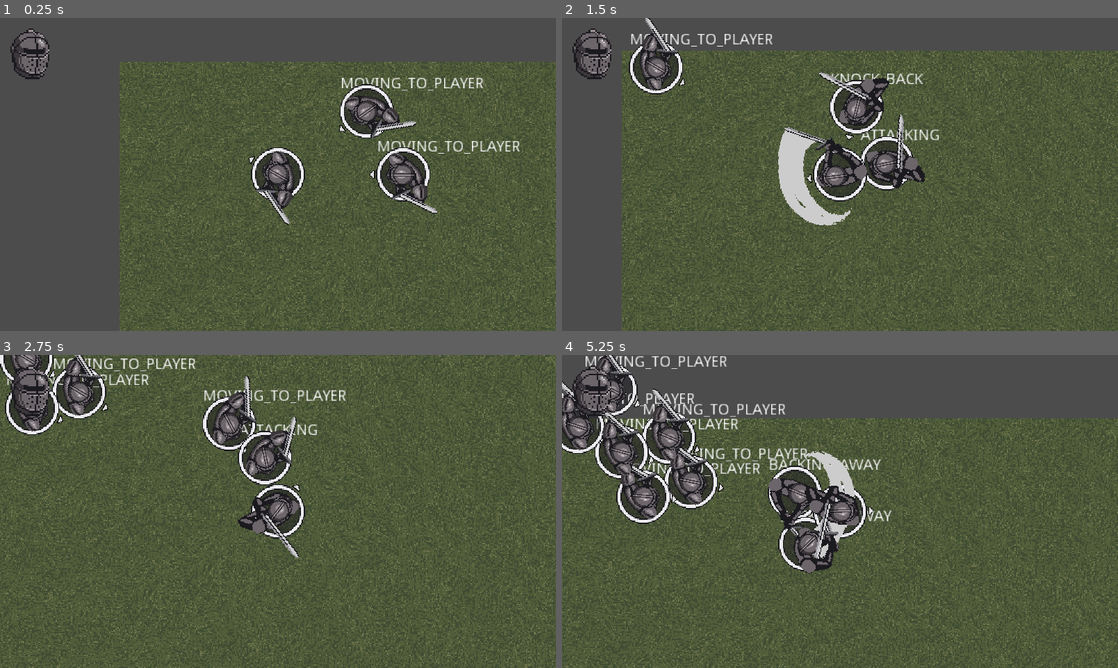
Above: before the commit, frames 1-4 (two rows, left to right).
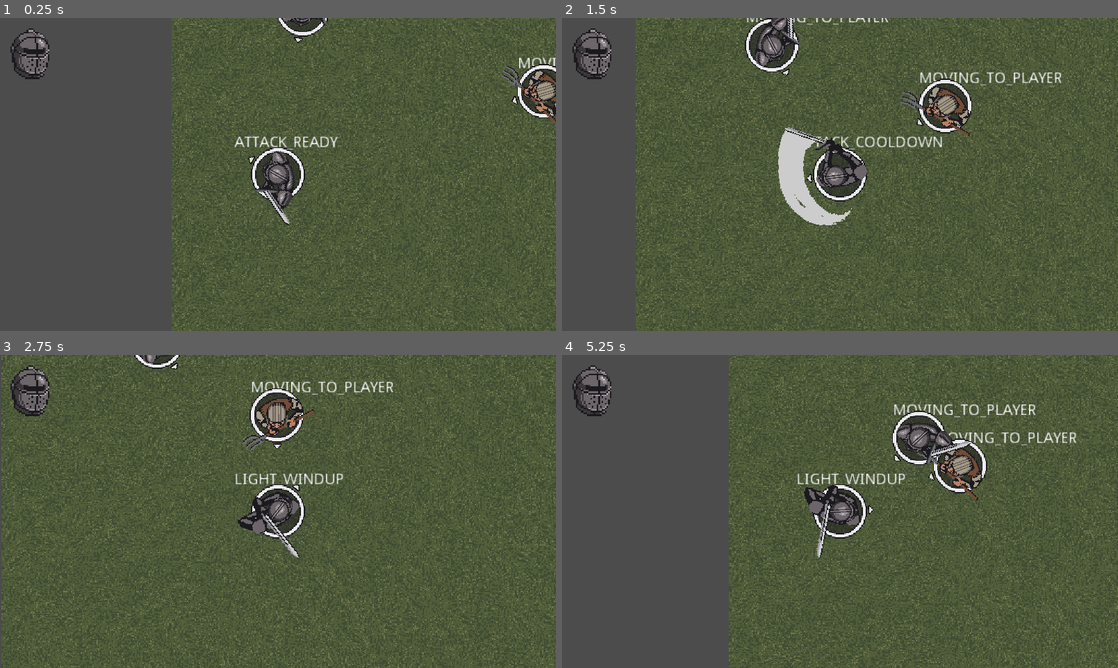
Above: after the commit, the same moments.

Repository: BGuerrero825/Slasher
Game: Godot game, scene res://Base.tscn
Same seed, same stepped clock (60 frames per second), same inputs: the game is played once before the commit and once after it.
Inputs (mouse positions are in pixels of both pictures, inside the frame that each line leads up to):
- Up to frame 1 (0.25 s): no input
- Up to frame 2 (1.5 s): move the mouse to (962, 158) at 0.52 s; press the mouse at (962, 158) at 0.53 s; hold D (move_right) 0.53-1.28 s; tap 5 (5) at 0.6 s; move the mouse to (728, 190) at 1.27 s; release the mouse at (728, 190) at 1.28 s; hold S (move_down) from 1.28 s (still down); click (728, 190) at 1.35 s
- Up to frame 3 (2.75 s): tap 5 (5) at 1.55, 2.1 s; move the mouse to (333, 442) at 2.02 s; release S (move_down) at 2.03 s; press the mouse at (333, 442) at 2.03 s; hold D (move_right) from 2.03 s (still down)
- Up to frame 4 (5.25 s): move the mouse to (812, 574) at 2.77 s; release D (move_right) at 2.78 s; release the mouse at (812, 574) at 2.78 s; hold Up (move_up) 2.78-3.53 s; click (812, 574) at 2.85 s; tap 5 (5) at 3.05, 4.55, 5.1 s; move the mouse to (1006, 558) at 3.52 s; press the mouse at (1006, 558) at 3.53 s; hold A (move_left) 3.53-5.03 s; right-click (1006, 558) at 3.6 s; move the mouse to (673, 464) at 4.27 s; release the mouse at (673, 464) at 4.28 s; tap Space (dodge) at 4.35 s; move the mouse to (867, 511) at 5.02 s; press the mouse at (867, 511) at 5.03 s; hold S (move_down) from 5.03 s (still down)

The runs differ from the first frame. In frame 1, 20% of the frame differs, in the area x 21-100%, y 0-100%; in frame 2, 22%; in frame 3, 20%; in frame 4, 35%, in the area x 0-100%, y 0-100%.

Commit message:
prototyped peasant

Diff:
--- a/Base.tscn
+++ b/Base.tscn
@@ -1,9 +1,10 @@
-[gd_scene load_steps=5 format=2]
+[gd_scene load_steps=6 format=2]
 
 [ext_resource path="res://art/grass_background.png" type="Texture" id=1]
-[ext_resource path="res://objects/npc.tscn" type="PackedScene" id=2]
 [ext_resource path="res://objects/player.tscn" type="PackedScene" id=3]
 [ext_resource path="res://art/helmet1_icon.png" type="Texture" id=4]
+[ext_resource path="res://objects/peasant.tscn" type="PackedScene" id=5]
+[ext_resource path="res://objects/knight.tscn" type="PackedScene" id=6]
 
 [node name="Base" type="Node2D"]
 
@@ -13,14 +14,8 @@
 texture = ExtResource( 1 )
 centered = false
 
-[node name="npc" parent="." instance=ExtResource( 2 )]
-position = Vector2( 213.482, 35.2271 )
-
-[node name="npc2" parent="." instance=ExtResource( 2 )]
-position = Vector2( 248, 96 )
-
 [node name="player" parent="." instance=ExtResource( 3 )]
-position = Vector2( 128, 96 )
+position = Vector2( 80, 200 )
 LIGHT_ATTACK_DMG = 10
 HEAVY_ATTACK_DMG = 25
 
@@ -39,3 +34,9 @@
 __meta__ = {
 "_edit_use_anchors_": false
 }
+
+[node name="peasant" parent="." instance=ExtResource( 5 )]
+position = Vector2( 336, 120 )
+
+[node name="knight" parent="." instance=ExtResource( 6 )]
+position = Vector2( 104, 40 )
--- a/code/npc.gd
+++ b/code/npc.gd
@@ -2,7 +2,7 @@
 
 
 export var health := 25.0
-export var speed := 20.0
+export var speed := 35.0
 
 export var ATTACK_DELAY_TIME := 0.01  # delay before initiating an attack while in range
 export var ATTACK_COOLDOWN_TIME := 1.5  # delay between attacks
@@ -12,6 +12,8 @@
 
 export var DAMAGE := 10.0
 
+export var ROTATE_SPEED := 10.0  # speed the character rotates towards the player
+
 onready var STANDOFF_DISTANCE : float = $range_ref/standoff_distance.shape.radius  # distance the AI wants to sit from the player
 onready var RUNAWAY_DISTANCE : float = $range_ref/runaway_distance.shape.radius  # distance the AI wants to run from the player
 
@@ -20,90 +22,9 @@
 var current_state := SLEEP
 
 var attack_available := true
+var current_damage := DAMAGE
 
 var velocity := Vector2()
-
-#onready var player_pos = $"/root/Global".player.get_position()
-
-# Called when the node enters the scene tree for the first time.
-func _ready():
-	pass
-
-
-func _process(delta):
-	var player_pos = $"/root/Global".player.get_position()
-	var distance_to_player = position.distance_to(player_pos)
-
-	# orient towards player
-	$center.rotation = PI + position.angle_to_point(player_pos)
-
-	#$debug_state.text = str(position.distance_to(player_pos))
-
-	# Stateful Code
-	match current_state:
-		ATTACKING:
-			$debug_state.text = "ATTACKING"
-			$AnimationPlayer.play("Heavy")
-
-			if not $timers/cooldown_timer.time_left > 0:
-				$timers/cooldown_timer.start(ATTACK_COOLDOWN_TIME)
-			if not $timers/move_delay_timer.time_left > 0:
-				$timers/move_delay_timer.start(MOVE_DELAY_TIME)
-			attack_available = false
-
-		STANDOFF:  # attacking range
-			$debug_state.text = "STANDOFF"
-			velocity = Vector2.ZERO
-			# intended to strafe/orbit around the player
-#			velocity.x = cos($center.rotation)+PI/2
-#			velocity.y = sin($center.rotation)+PI/2
-#			velocity = speed * velocity.normalized()
-
-
-			if attack_available and not $timers/attack_timer.time_left > 0:  # only activate if timer isn't running
-				$timers/attack_timer.start(ATTACK_DELAY_TIME)
-
-			if distance_to_player < RUNAWAY_DISTANCE:
-				current_state = BACKING_AWAY
-			elif distance_to_player > STANDOFF_DISTANCE:
-				current_state = MOVING_TO_PLAYER
-
-		RETREATING:
-			$debug_state.text = "RETREATING"
-
-		BACKING_AWAY:
-			$debug_state.text = "BACKING_AWAY"
-			velocity.x = cos($center.rotation)
-			velocity.y = sin($center.rotation)
-			velocity = -speed * velocity.normalized()
-
-			if distance_to_player > RUNAWAY_DISTANCE:
-				current_state = STANDOFF
-
-		MOVING_TO_PLAYER:
-			$debug_state.text = "MOVING_TO_PLAYER"
-			velocity.x = cos($center.rotation)
-			velocity.y = sin($center.rotation)
-			velocity = speed * velocity.normalized()
-
-			if distance_to_player < STANDOFF_DISTANCE:
-				current_state = STANDOFF
-
-		KNOCK_BACK:
-			if not $timers/knockback_timer.time_left > 0:
-				$timers/knockback_timer.start(KNOCKBACK_TIME)
-
-			$debug_state.text = "KNOCK_BACK"
-			velocity.x = -cos($center.rotation)
-			velocity.y = -sin($center.rotation)
-			velocity = KNOCKBACK_STRENGTH * velocity.normalized()
-
-		SLEEP:
-			$debug_state.text = "SLEEP"
-			if distance_to_player > STANDOFF_DISTANCE:
-				current_state = MOVING_TO_PLAYER
-
-	velocity = move_and_slide(velocity)
 
 
 func _on_hurtbox_damage_taken(amount):
@@ -129,7 +50,7 @@
 
 
 func _on_hitbox_area_entered(area):
-	area.take_damage(DAMAGE, self)
+	area.take_damage(current_damage, self)
 
 
 func _on_knockback_timer_timeout():
--- a/code/player.gd
+++ b/code/player.gd
@@ -4,9 +4,9 @@
 export var player_health = 40
 
 #movement constants
-export var MAX_SPEED := 85.0
-export var ACCELERATION := 500.0
-export var FRICTION := 350.0
+export var MAX_SPEED := 115.0
+export var ACCELERATION := 600.0
+export var FRICTION := 450.0
 
 export var LIGHT_ATTACK_COOLDOWN_TIME := .5
 export var HEAVY_ATTACK_COOLDOWN_TIME := 1.0
--- /dev/null
+++ b/knight.gd
@@ -0,0 +1,77 @@
+extends "res://code/npc.gd"
+
+
+func _process(delta):
+	var player_pos = $"/root/Global".player.get_position()
+	var distance_to_player = position.distance_to(player_pos)
+
+	# orient towards player
+	$center.rotation = PI + position.angle_to_point(player_pos)
+
+	#$debug_state.text = str(position.distance_to(player_pos))
+
+	# Stateful Code
+	match current_state:
+		ATTACKING:
+			$debug_state.text = "ATTACKING"
+			$AnimationPlayer.play("Heavy")
+
+			if not $timers/cooldown_timer.time_left > 0:
+				$timers/cooldown_timer.start(ATTACK_COOLDOWN_TIME)
+			if not $timers/move_delay_timer.time_left > 0:
+				$timers/move_delay_timer.start(MOVE_DELAY_TIME)
+			attack_available = false
+
+		STANDOFF:  # attacking range
+			$debug_state.text = "STANDOFF"
+			velocity = Vector2.ZERO
+			# intended to strafe/orbit around the player
+#			velocity.x = cos($center.rotation)+PI/2
+#			velocity.y = sin($center.rotation)+PI/2
+#			velocity = speed * velocity.normalized()
+
+
+			if attack_available and not $timers/attack_timer.time_left > 0:  # only activate if timer isn't running
+				$timers/attack_timer.start(ATTACK_DELAY_TIME)
+
+			if distance_to_player < RUNAWAY_DISTANCE:
+				current_state = BACKING_AWAY
+			elif distance_to_player > STANDOFF_DISTANCE:
+				current_state = MOVING_TO_PLAYER
+
+		RETREATING:
+			$debug_state.text = "RETREATING"
+
+		BACKING_AWAY:
+			$debug_state.text = "BACKING_AWAY"
+			velocity.x = cos($center.rotation)
+			velocity.y = sin($center.rotation)
+			velocity = -speed * velocity.normalized()
+
+			if distance_to_player > RUNAWAY_DISTANCE:
+				current_state = STANDOFF
+
+		MOVING_TO_PLAYER:
+			$debug_state.text = "MOVING_TO_PLAYER"
+			velocity.x = cos($center.rotation)
+			velocity.y = sin($center.rotation)
+			velocity = speed * velocity.normalized()
+
+			if distance_to_player < STANDOFF_DISTANCE:
+				current_state = STANDOFF
+
+		KNOCK_BACK:
+			if not $timers/knockback_timer.time_left > 0:
+				$timers/knockback_timer.start(KNOCKBACK_TIME)
+
+			$debug_state.text = "KNOCK_BACK"
+			velocity.x = -cos($center.rotation)
+			velocity.y = -sin($center.rotation)
+			velocity = KNOCKBACK_STRENGTH * velocity.normalized()
+
+		SLEEP:
+			$debug_state.text = "SLEEP"
+			if distance_to_player > STANDOFF_DISTANCE:
+				current_state = MOVING_TO_PLAYER
+
+	velocity = move_and_slide(velocity)
--- /dev/null
+++ b/objects/knight.tscn
@@ -0,0 +1,7 @@
+[gd_scene load_steps=3 format=2]
+
+[ext_resource path="res://knight.gd" type="Script" id=1]
+[ext_resource path="res://objects/npc.tscn" type="PackedScene" id=2]
+
+[node name="knight" instance=ExtResource( 2 )]
+script = ExtResource( 1 )
--- a/objects/npc.tscn
+++ b/objects/npc.tscn
@@ -15,7 +15,8 @@
 [sub_resource type="CircleShape2D" id=3]
 
 [sub_resource type="Animation" id=4]
-length = 0.8
+length = 0.9
+step = 0.05
 tracks/0/type = "value"
 tracks/0/path = NodePath("center/character:frame")
 tracks/0/interp = 1
@@ -23,10 +24,10 @@
 tracks/0/imported = false
 tracks/0/enabled = true
 tracks/0/keys = {
-"times": PoolRealArray( 0, 0.1, 0.2, 0.3, 0.4, 0.5, 0.6, 0.7, 0.8 ),
+"times": PoolRealArray( 0, 0.1, 0.25, 0.35, 0.45, 0.55, 0.7, 0.8, 0.9 ),
 "transitions": PoolRealArray( 1, 1, 1, 1, 1, 1, 1, 1, 1 ),
 "update": 1,
-"values": [ 0, 2, 2, 2, 2, 3, 3, 7, 0 ]
+"values": [ 0, 1, 2, 3, 4, 5, 3, 2, 0 ]
 }
 tracks/1/type = "value"
 tracks/1/path = NodePath("center/hitbox/CollisionShape2D:disabled")
@@ -35,7 +36,7 @@
 tracks/1/imported = false
 tracks/1/enabled = true
 tracks/1/keys = {
-"times": PoolRealArray( 0, 0.5, 0.7 ),
+"times": PoolRealArray( 0, 0.55, 0.7 ),
 "transitions": PoolRealArray( 1, 1, 1 ),
 "update": 1,
 "values": [ true, false, true ]
@@ -122,6 +123,7 @@
 one_shot = true
 
 [node name="range_ref" type="Area2D" parent="."]
+visible = false
 collision_layer = 0
 collision_mask = 0
 
--- /dev/null
+++ b/objects/peasant.gd
@@ -0,0 +1,77 @@
+extends "res://code/npc.gd"
+
+
+func _process(delta):
+	var player_pos = $"/root/Global".player.get_position()
+	var distance_to_player = position.distance_to(player_pos)
+
+	# orient towards player
+	$center.rotation = PI + position.angle_to_point(player_pos)
+
+	#$debug_state.text = str(position.distance_to(player_pos))
+
+	# Stateful Code
+	match current_state:
+		ATTACKING:
+			$debug_state.text = "ATTACKING"
+			$AnimationPlayer.play("Heavy")
+
+			if not $timers/cooldown_timer.time_left > 0:
+				$timers/cooldown_timer.start(ATTACK_COOLDOWN_TIME)
+			if not $timers/move_delay_timer.time_left > 0:
+				$timers/move_delay_timer.start(MOVE_DELAY_TIME)
+			attack_available = false
+
+		STANDOFF:  # attacking range
+			$debug_state.text = "STANDOFF"
+			velocity = Vector2.ZERO
+			# intended to strafe/orbit around the player
+#			velocity.x = cos($center.rotation)+PI/2
+#			velocity.y = sin($center.rotation)+PI/2
+#			velocity = speed * velocity.normalized()
+
+
+			if attack_available and not $timers/attack_timer.time_left > 0:  # only activate if timer isn't running
+				$timers/attack_timer.start(ATTACK_DELAY_TIME)
+
+			if distance_to_player < RUNAWAY_DISTANCE:
+				current_state = BACKING_AWAY
+			elif distance_to_player > STANDOFF_DISTANCE:
+				current_state = MOVING_TO_PLAYER
+
+		RETREATING:
+			$debug_state.text = "RETREATING"
+
+		BACKING_AWAY:
+			$debug_state.text = "BACKING_AWAY"
+			velocity.x = cos($center.rotation)
+			velocity.y = sin($center.rotation)
+			velocity = -speed * velocity.normalized()
+
+			if distance_to_player > RUNAWAY_DISTANCE:
+				current_state = STANDOFF
+
+		MOVING_TO_PLAYER:
+			$debug_state.text = "MOVING_TO_PLAYER"
+			velocity.x = cos($center.rotation)
+			velocity.y = sin($center.rotation)
+			velocity = speed * velocity.normalized()
+
+			if distance_to_player < STANDOFF_DISTANCE:
+				current_state = STANDOFF
+
+		KNOCK_BACK:
+			if not $timers/knockback_timer.time_left > 0:
+				$timers/knockback_timer.start(KNOCKBACK_TIME)
+
+			$debug_state.text = "KNOCK_BACK"
+			velocity.x = -cos($center.rotation)
+			velocity.y = -sin($center.rotation)
+			velocity = KNOCKBACK_STRENGTH * velocity.normalized()
+
+		SLEEP:
+			$debug_state.text = "SLEEP"
+			if distance_to_player > STANDOFF_DISTANCE:
+				current_state = MOVING_TO_PLAYER
+
+	velocity = move_and_slide(velocity)
--- a/objects/peasant.tscn
+++ b/objects/peasant.tscn
@@ -1,10 +1,19 @@
-[gd_scene load_steps=3 format=2]
+[gd_scene load_steps=5 format=2]
 
 [ext_resource path="res://objects/npc.tscn" type="PackedScene" id=1]
+[ext_resource path="res://objects/peasant.gd" type="Script" id=2]
 [ext_resource path="res://art/peasant.png" type="Texture" id=5]
 
-[node name="npc" instance=ExtResource( 1 )]
+[sub_resource type="RectangleShape2D" id=1]
+extents = Vector2( 16, 7.02133 )
+
+[node name="peasant" instance=ExtResource( 1 )]
+script = ExtResource( 2 )
+speed = 50.0
 
 [node name="character" parent="center" index="1"]
-position = Vector2( 0, -24 )
 texture = ExtResource( 5 )
+hframes = 7
+
+[node name="CollisionShape2D" parent="center/hitbox" index="0"]
+shape = SubResource( 1 )
--- a/objects/player.tscn
+++ b/objects/player.tscn
@@ -231,7 +231,6 @@
 shape = SubResource( 3 )
 
 [node name="debug_state" type="Label" parent="."]
-visible = false
 margin_left = -40.0
 margin_top = -36.0
 margin_bottom = -22.0
